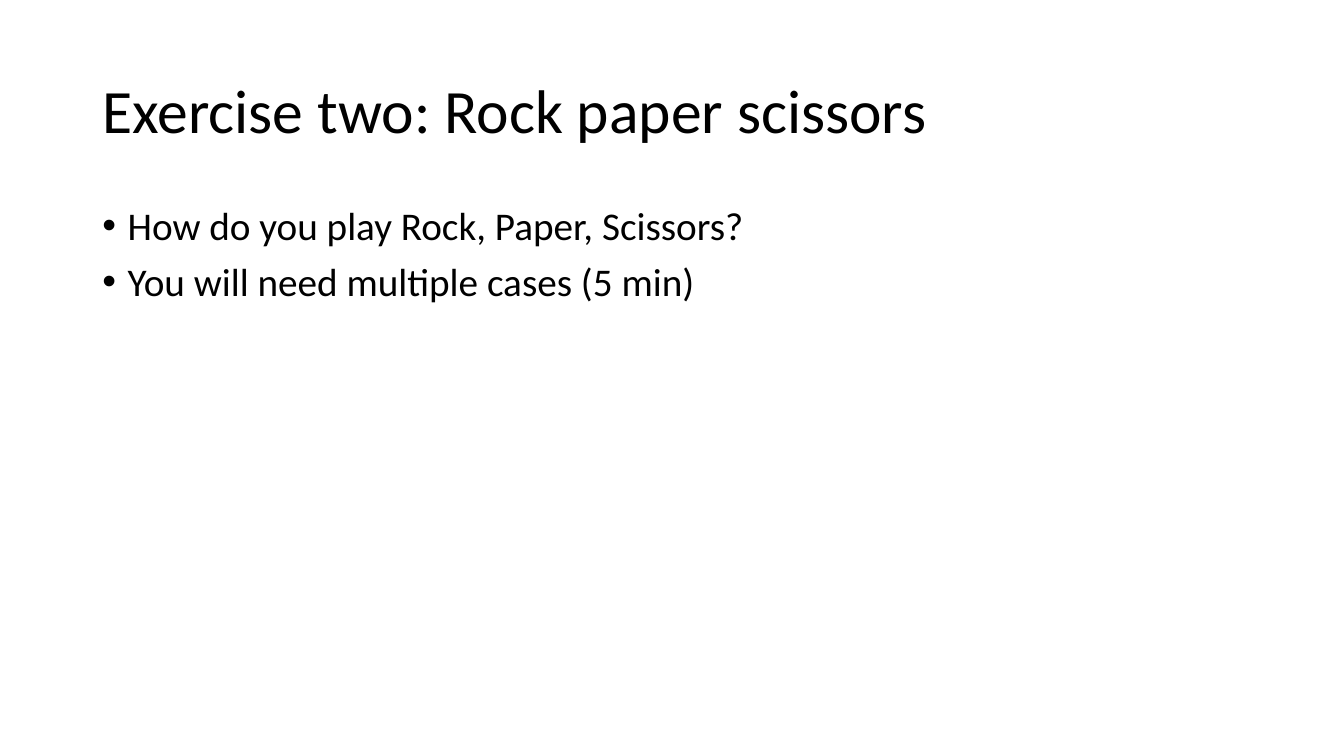
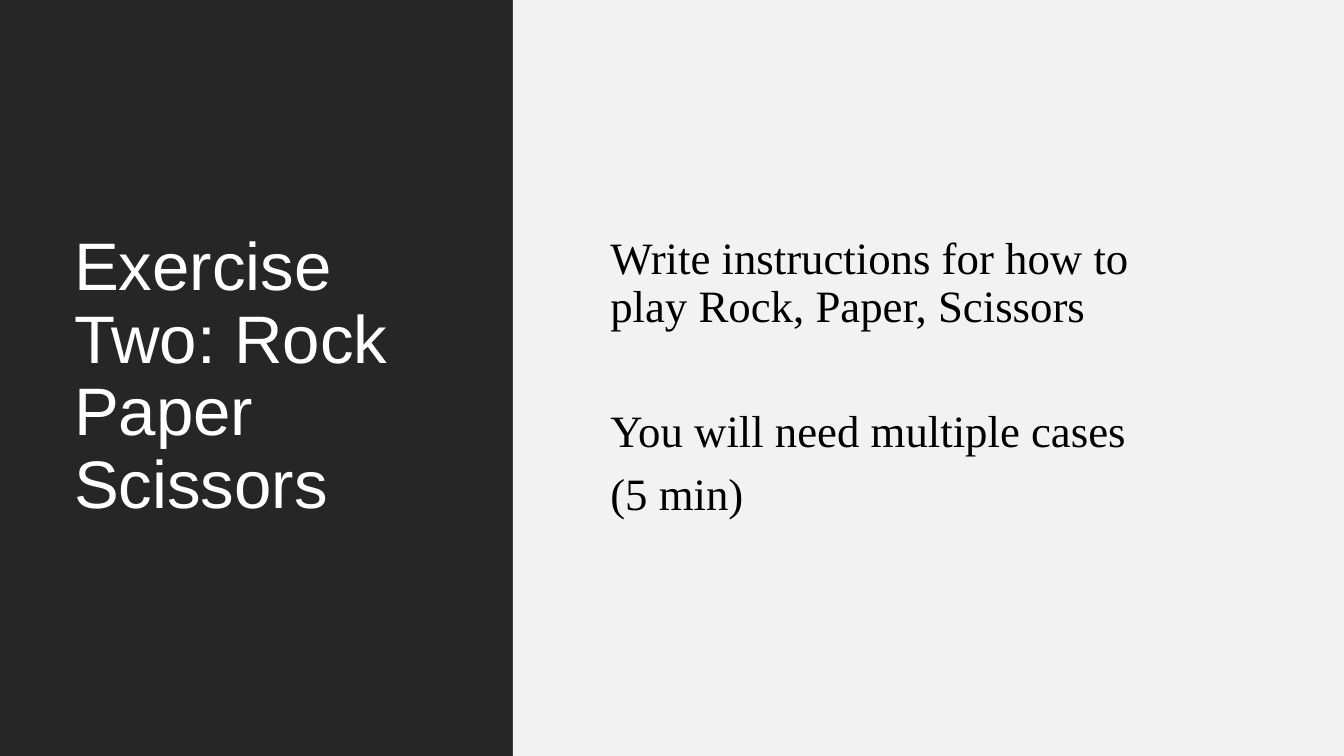
Before and after one commit to a5creel/intro_to_programming, a slide deck: slide 17 of lecture_material/1_think_like_computer.pptx (slide 16 before the commit). Drawn at 1344x756 pixels with LibreOffice and Linux fonts; fonts in the diff are those of the drawing. Boxes give left, top, right and bottom in pixels: in the first picture for what was removed or moved away, otherwise in the second. Text is boxed around its words. In the diff, an @@ line names an element or a change of style, - is before the commit and + after.

```diff
--- a/lecture_material/1_think_like_computer.pptx
+++ b/lecture_material/1_think_like_computer.pptx
@@ rectangle added at <box>0,0,513,756</box>, fill #262626 @@
@@ rectangle added at <box>513,0,1344,756</box>, fill #F2F2F2 @@
@@ text "Write instructions for how to ..." at <box>610,242,1129,519</box>: vertical alignment top to middle @@
@@ title at <box>74,241,387,509</box>: text changed; size 44 to 48 pt; font Calibri to Arial; text colour #000000 to #FFFFFF @@
-Exercise two: Rock paper scissors
+Exercise Two: Rock Paper Scissors
@@ text at <box>610,242,1129,519</box>: text changed; size 28 to 32 pt; font Calibri to Times New Roman @@
-• How do you play Rock, Paper, Scissors?
-• You will need multiple cases (5 min)
+Write instructions for how to play Rock, Paper, Scissors
+You will need multiple cases
+(5 min)
```
Also in this commit, not shown: 23 other slides changed, 1 slide added, 14 other files.
